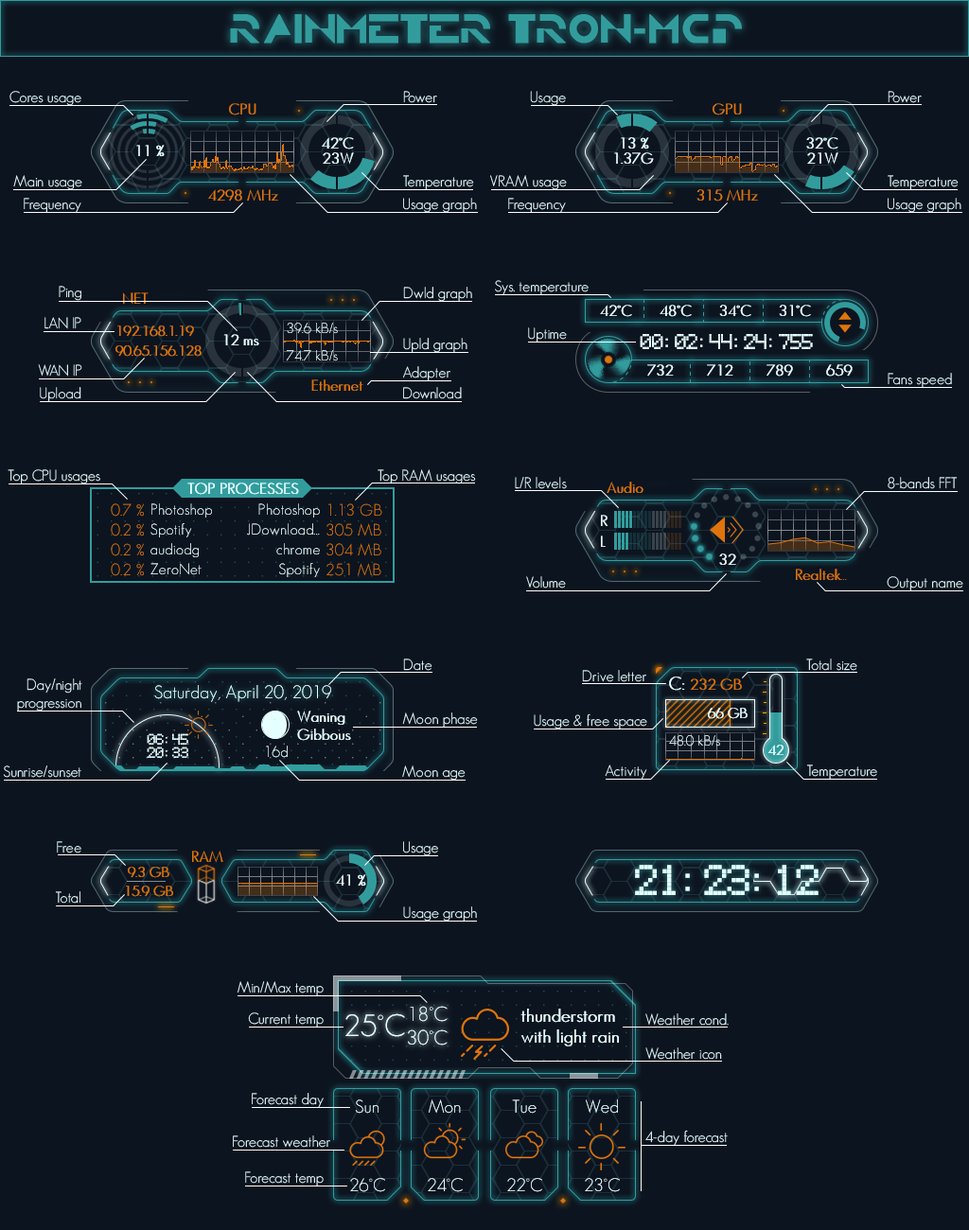
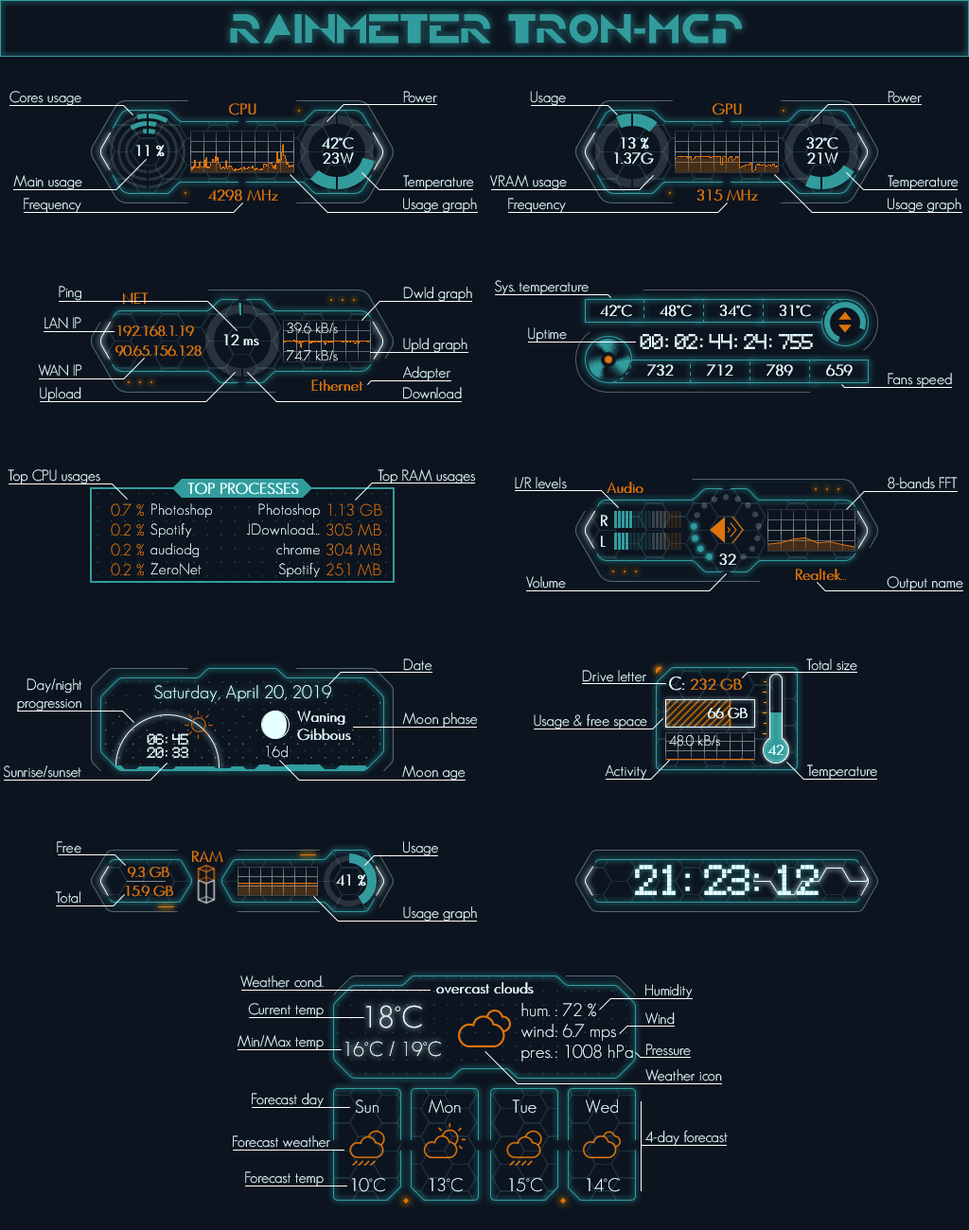
Layer changes from the first (969, 1230) image to the second:
painted on "help-weather" over (237, 969, 729, 1200)
